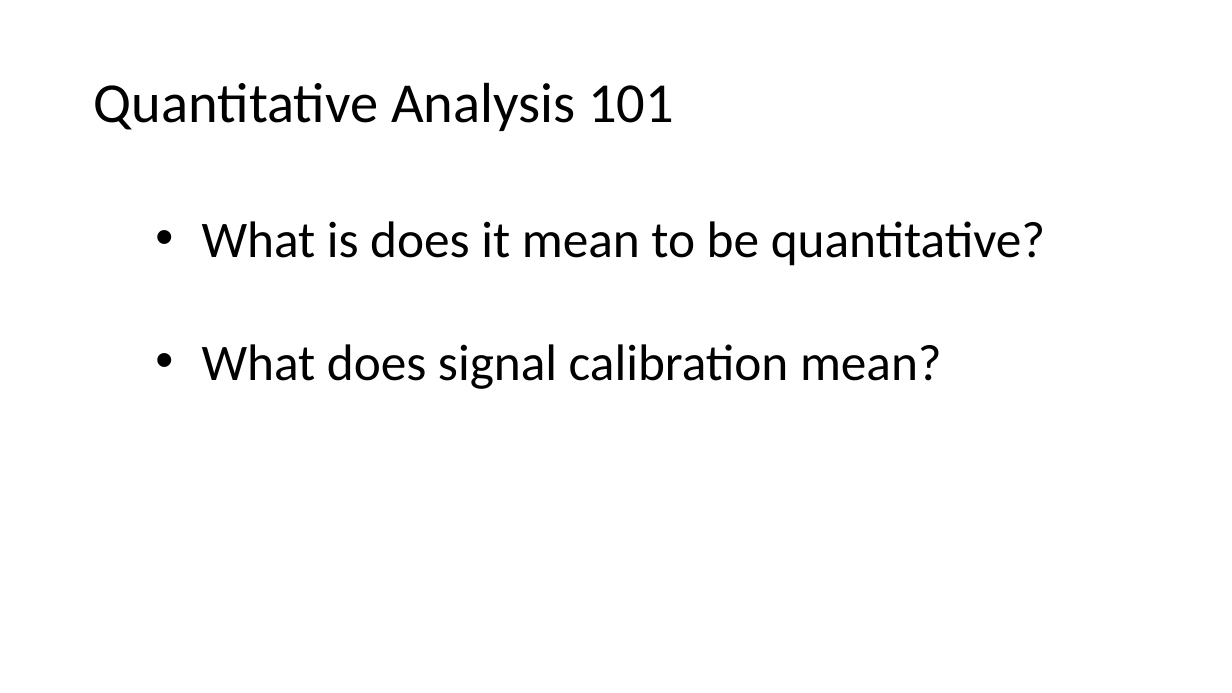
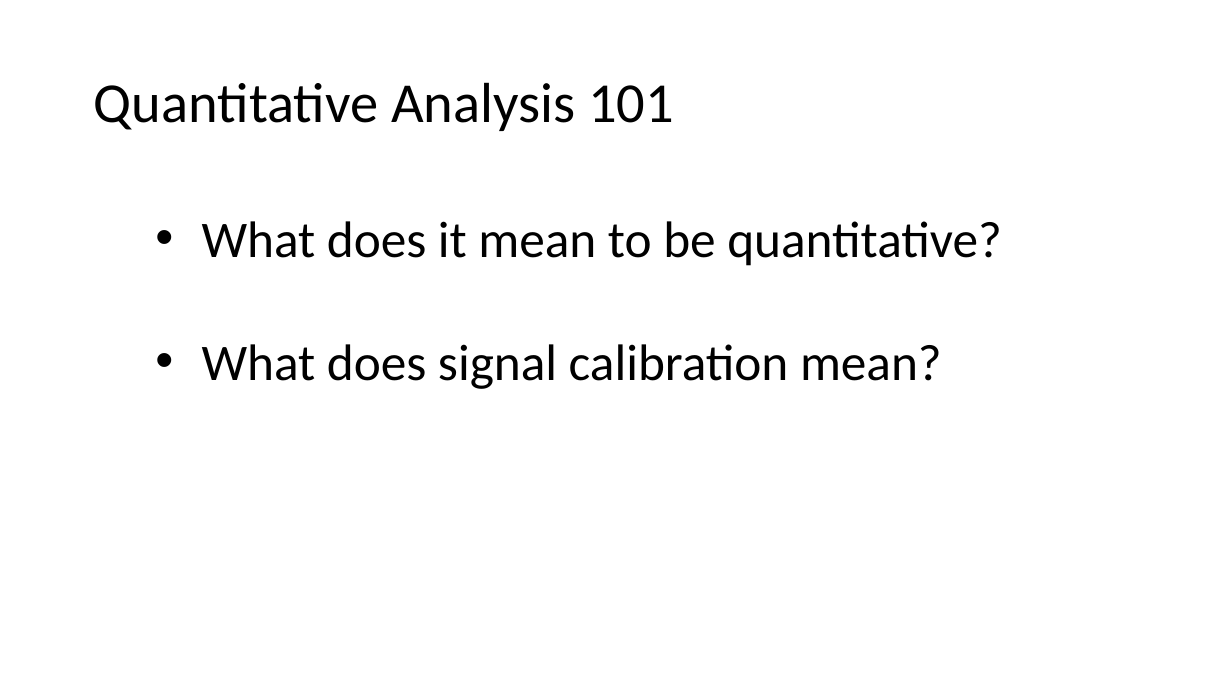
Before and after one commit to beliveau-lab/gen575, a slide deck: slide 10 of lectures/3.Quant101.Calibration.pptx (slide 6 before the commit). Drawn at 1232x693 pixels with LibreOffice and Linux fonts; fonts in the diff are those of the drawing. Boxes give left, top, right and bottom in pixels: in the first picture for what was removed or moved away, otherwise in the second. Text is boxed around its words. In the diff, an @@ line names an element or a change of style, - is before the commit and + after.

```diff
--- a/lectures/3.Quant101.Calibration.pptx
+++ b/lectures/3.Quant101.Calibration.pptx
@@ text at [202,221,1002,266]: text changed @@
-• What is does it mean to be quantitative?
+• What does it mean to be quantitative?
```
Also in this commit, not shown: 1 other slide changed, 5 slides added.
